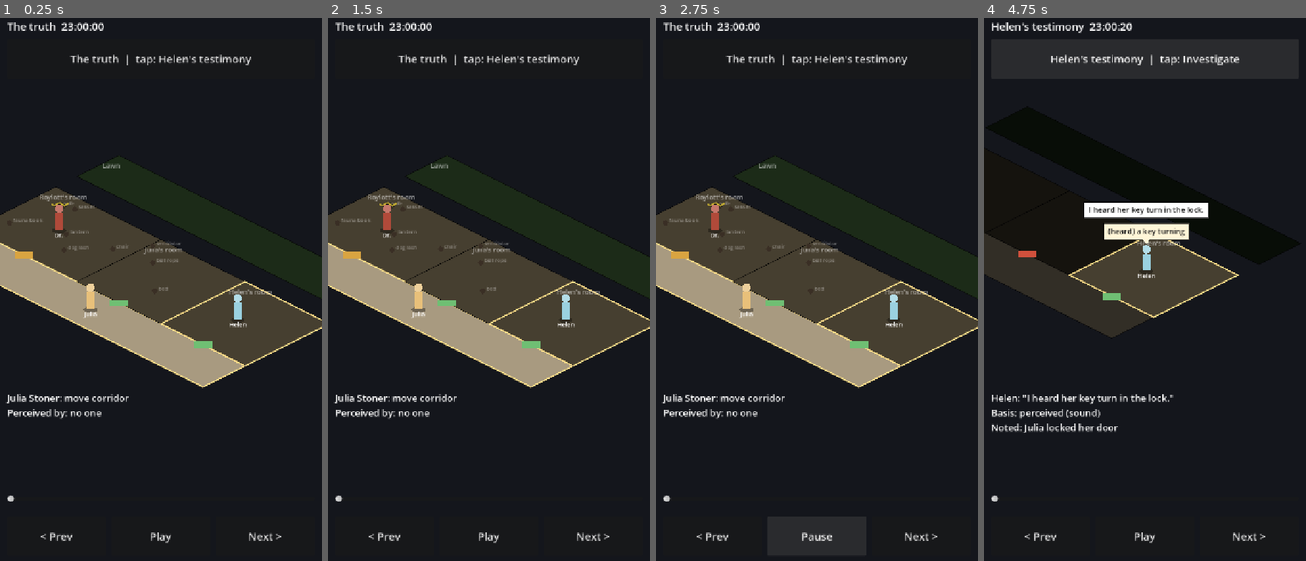
Above: before the commit, frames 1-4 (left to right).
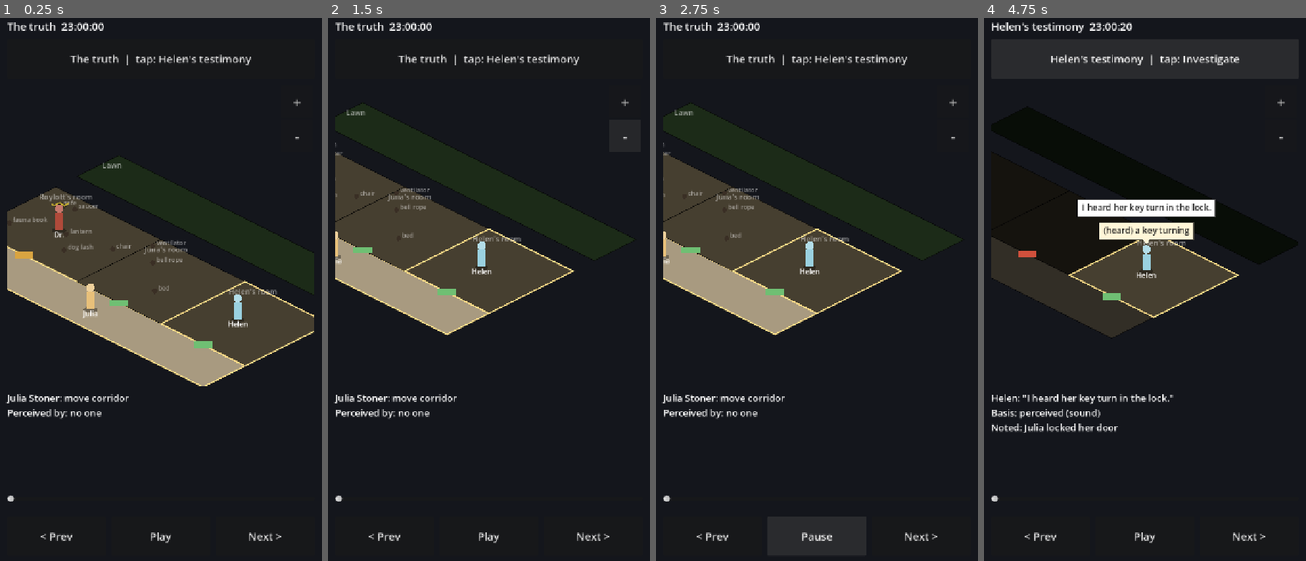
Above: after the commit, the same moments.

Repository: bsmmoon/game-4
Game: Godot game, scene res://main.tscn
Same seed, same stepped clock (60 frames per second), same inputs: the game is played once before the commit and once after it.
Inputs (mouse positions are in pixels of both pictures, inside the frame that each line leads up to):
- Up to frame 1 (0.25 s): no input
- Up to frame 2 (1.5 s): click (624, 99) at 0.5 s, where only the run after the commit has a clickable "+"; click (624, 137) at 1.25 s, where only the run after the commit has a clickable "-"
- Up to frame 3 (2.75 s): click "Play" at 2 s
- Up to frame 4 (4.75 s): click "Next >" at 2.75 s; click "Next >" at 3.5 s; click "The truth | tap: Helen's test…" at 4.25 s

The runs differ from the first frame. In frame 1, 0.9% of the frame differs, in the area x 0-100%, y 15-69%; in frame 2, 13%; in frame 3, 13%; in frame 4, 1.7%.

Commit message:
Zoomable map: pinch, wheel, +/- buttons, drag to pan when zoomed; labels grow with zoom
Co-Authored-By: Claude Opus 5.5 <noreply@anthropic.com>

Diff:
--- a/src/view/map_view.gd
+++ b/src/view/map_view.gd
@@ -16,6 +16,13 @@
 var frame: Dictionary = {}
 
 const ZOOM := 1.6      # camera zoom over "whole house fits the width"
+const ZOOM_MAX := 4.0  # player zoom on top of ZOOM
+
+var zoom := 1.0        # player zoom: pinch, wheel or +/- buttons
+var _pan := Vector2.ZERO        # player pan, in raw iso units from the center
+var _touches := {}     # finger index -> position, for pinching
+var _gesture := false  # a drag or pinch is under way: release is not a tap
+var _span := Vector2.ONE
 
 var _shown := {}       # actor id -> animated tile position
 var _center := Vector2(-1, -1)  # animated camera target (tile)
@@ -28,9 +35,26 @@
 func _ready() -> void:
 	_font = ThemeDB.fallback_font
 	mouse_filter = Control.MOUSE_FILTER_STOP
+	clip_contents = true   # zoomed in, the house must not spill over the UI
+	var bar := VBoxContainer.new()
+	bar.set_anchors_and_offsets_preset(Control.PRESET_TOP_RIGHT)
+	bar.offset_left = -76
+	bar.offset_top = 4
+	bar.offset_right = -4
+	add_child(bar)
+	for z in [["+", 1.5], ["-", 1.0 / 1.5]]:
+		var b := Button.new()
+		b.text = z[0]
+		b.custom_minimum_size = Vector2(72, 72)
+		b.add_theme_font_size_override("font_size", 32)
+		b.modulate = Color(1, 1, 1, 0.8)
+		b.pressed.connect(func(): zoom_at(size * 0.5, z[1]))
+		bar.add_child(b)
 
 
 func set_frame(f: Dictionary) -> void:
+	if f.get("center") != frame.get("center"):
+		_pan = Vector2.ZERO   # the story moved on: follow it again
 	frame = f
 	for a in f.get("actors", []):
 		if not _shown.has(a.id):
@@ -57,10 +81,58 @@
 		queue_redraw()
 
 
+## Zoom by factor, keeping the point p (local coords) still on screen.
+func zoom_at(p: Vector2, factor: float) -> void:
+	var nz: float = clamp(zoom * factor, 1.0, ZOOM_MAX)
+	if nz == zoom:
+		return
+	_fit()
+	var q := (p - _origin) / _k            # raw iso point under p
+	zoom = nz
+	_fit()
+	_pan += q - (p - _origin) / _k
+	if zoom == 1.0:
+		_pan = Vector2.ZERO
+	_clamp_pan()
+	queue_redraw()
+
+
+func _clamp_pan() -> void:
+	_pan = _pan.clamp(-_span * 0.6, _span * 0.6)
+
+
 func _gui_input(ev: InputEvent) -> void:
-	if ev is InputEventMouseButton and ev.button_index == MOUSE_BUTTON_LEFT:
+	if ev is InputEventScreenTouch:
+		if ev.pressed:
+			_touches[ev.index] = ev.position
+		else:
+			_touches.erase(ev.index)
+	elif ev is InputEventScreenDrag and _touches.has(ev.index):
+		if _touches.size() == 2:
+			var other: Vector2 = _touches[_touches.keys().filter(func(i): return i != ev.index)[0]]
+			var before: float = other.distance_to(_touches[ev.index])
+			var after: float = other.distance_to(ev.position)
+			if before > 10:
+				zoom_at((other + ev.position) * 0.5, after / before)
+			_gesture = true
+		_touches[ev.index] = ev.position
+	elif ev is InputEventMagnifyGesture:
+		zoom_at(ev.position, ev.factor)
+	elif ev is InputEventMouseButton and ev.pressed and ev.button_index in [MOUSE_BUTTON_WHEEL_UP, MOUSE_BUTTON_WHEEL_DOWN]:
+		zoom_at(ev.position, 1.15 if ev.button_index == MOUSE_BUTTON_WHEEL_UP else 1.0 / 1.15)
+	elif ev is InputEventMouseMotion and ev.button_mask & MOUSE_BUTTON_MASK_LEFT and zoom > 1.0:
+		if _touches.size() < 2:
+			_pan -= ev.relative / _k
+			_clamp_pan()
+			queue_redraw()
+		if ev.position.distance_to(_press) > 20:
+			_gesture = true
+	elif ev is InputEventMouseButton and ev.button_index == MOUSE_BUTTON_LEFT:
 		if ev.pressed:
 			_press = ev.position
+			_gesture = false
+		elif _gesture:
+			_gesture = false
 		else:
 			var d: Vector2 = ev.position - _press
 			if abs(d.x) > 60 and abs(d.x) > abs(d.y):
@@ -103,8 +175,9 @@
 			lo = lo.min(q)
 			hi = hi.max(q)
 	var span := hi - lo
-	_k = min(size.x * 0.94 / span.x, size.y * 0.80 / span.y) * ZOOM
-	var c := _iso_raw(_center) if _center.x >= 0 else lo + span * 0.5
+	_span = span
+	_k = min(size.x * 0.94 / span.x, size.y * 0.80 / span.y) * ZOOM * zoom
+	var c := (_iso_raw(_center) if _center.x >= 0 else lo + span * 0.5) + _pan
 	_origin = size * 0.5 - c * _k + Vector2(0, size.y * 0.12)
 
 
@@ -160,14 +233,19 @@
 	if st.get("known", true):
 		var name: String = st.get("name", id)
 		var at := iso(Vector2(r.x + 0.3, r.y + 0.3)) + Vector2(-_k * 0.4, _k * 0.15)
-		draw_string(_font, at, name, HORIZONTAL_ALIGNMENT_LEFT, -1, 15, Color(1, 1, 1, 0.55))
+		draw_string(_font, at, name, HORIZONTAL_ALIGNMENT_LEFT, -1, _fs(17), Color(1, 1, 1, 0.55))
+
+
+## Label size for the current zoom: grows with it, but less than the map.
+func _fs(base: int) -> int:
+	return int(base * min(sqrt(zoom), 2.0))
 
 
 func _draw_object(oid: String, o: Dictionary) -> void:
 	var s := iso(Vector2(o.x, o.y))
 	draw_circle(s, _k * 0.06, Color("#3a2f25"))
 	draw_string(_font, s + Vector2(_k * 0.08, -_k * 0.02), oid.replace("_", " ").replace(" middle", "").replace(" roylott", ""),
-		HORIZONTAL_ALIGNMENT_LEFT, -1, 12, Color(1, 1, 1, 0.4))
+		HORIZONTAL_ALIGNMENT_LEFT, -1, _fs(14), Color(1, 1, 1, 0.5))
 
 
 func _draw_mark(o: Dictionary, mark: String, selected: bool) -> void:
@@ -209,11 +287,11 @@
 		draw_circle(s + Vector2(0, -u * 0.52), u * 0.10, col.lightened(0.25))
 	var label: String = a.get("label", "")
 	if label != "":
-		draw_string(_font, s + Vector2(-u * 0.5, u * 0.16), label, HORIZONTAL_ALIGNMENT_CENTER, u, 14, Color(1, 1, 1, col.a))
+		draw_string(_font, s + Vector2(-u * 0.5, u * 0.16), label, HORIZONTAL_ALIGNMENT_CENTER, u, _fs(16), Color(1, 1, 1, col.a))
 
 
 func _draw_bubble(b: Dictionary, slot: int) -> void:
-	var fs := 17
+	var fs := _fs(19)
 	var maxw := size.x * 0.6
 	var text: String = b.text
 	var ts := _font.get_multiline_string_size(text, HORIZONTAL_ALIGNMENT_LEFT, maxw, fs)
--- /dev/null
+++ b/tests/test_zoom.gd
@@ -0,0 +1,99 @@
+extends SceneTree
+# Zoom and pan on the map through the real input path: + button, pinch,
+# drag-to-pan (not a tap), and a tap on a ? mark while zoomed in.
+# Needs a display: godot --path . --disable-vsync --fixed-fps 30 -s tests/test_zoom.gd
+var m
+var mv
+var fails := 0
+
+
+func _initialize():
+	m = load("res://main.tscn").instantiate()
+	root.add_child(m)
+	await process_frame
+	m._set_mode("investigate")
+	await _frames(60)
+	mv = m.map
+	var plus: Button = mv.get_child(0).get_child(0)
+	await _click(plus.get_global_rect().get_center())
+	_check(is_equal_approx(mv.zoom, 1.5), "+ button zooms in (zoom %s)" % mv.zoom)
+
+	var c: Vector2 = mv.get_global_rect().get_center()
+	await _touch(0, c - Vector2(40, 0), true)
+	await _touch(1, c + Vector2(40, 0), true)
+	await _drag(1, c + Vector2(80, 0))
+	await _touch(1, c + Vector2(80, 0), false)
+	await _touch(0, c - Vector2(40, 0), false)
+	_check(mv.zoom > 1.9, "pinch zooms in (zoom %s)" % mv.zoom)
+
+	var o = mv.layout.objects["bell_rope"]
+	var before: Vector2 = mv.get_global_transform() * mv.iso(Vector2(o.x, o.y))
+	var start := c + Vector2(0, 60)
+	await _press(start, true)
+	for i in 5:
+		await _move(start + Vector2(-20 * (i + 1), 0), Vector2(-20, 0))
+	await _press(start + Vector2(-100, 0), false)
+	await _frames(3)
+	var after: Vector2 = mv.get_global_transform() * mv.iso(Vector2(o.x, o.y))
+	_check(after.x < before.x - 50, "drag pans the map")
+	_check(m.investigation.found.is_empty() and m.step == 0, "a pan is neither a tap nor a swipe")
+
+	await _click(after)
+	_check(m.investigation.found == ["C_rope_dummy"], "tap on ? works while zoomed (found %s)" % [m.investigation.found])
+	await _frames(10)
+	root.get_texture().get_image().save_png("/tmp/g4_zoom.png")
+	print("ALL TESTS PASSED" if fails == 0 else "FAILURES: %d" % fails)
+	quit(1 if fails else 0)
+
+
+func _frames(n: int) -> void:
+	for i in n:
+		await process_frame
+
+
+func _press(p: Vector2, down: bool) -> void:
+	var ev := InputEventMouseButton.new()
+	ev.button_index = MOUSE_BUTTON_LEFT
+	ev.pressed = down
+	ev.button_mask = MOUSE_BUTTON_MASK_LEFT if down else 0
+	ev.position = p
+	root.push_input(ev, true)
+	await process_frame
+
+
+func _move(p: Vector2, rel: Vector2) -> void:
+	var ev := InputEventMouseMotion.new()
+	ev.button_mask = MOUSE_BUTTON_MASK_LEFT
+	ev.position = p
+	ev.relative = rel
+	root.push_input(ev, true)
+	await process_frame
+
+
+func _click(p: Vector2) -> void:
+	await _press(p, true)
+	await _press(p, false)
+	await _frames(2)
+
+
+func _touch(i: int, p: Vector2, down: bool) -> void:
+	var ev := InputEventScreenTouch.new()
+	ev.index = i
+	ev.pressed = down
+	ev.position = p
+	root.push_input(ev, true)
+	await process_frame
+
+
+func _drag(i: int, p: Vector2) -> void:
+	var ev := InputEventScreenDrag.new()
+	ev.index = i
+	ev.position = p
+	root.push_input(ev, true)
+	await process_frame
+
+
+func _check(ok: bool, label: String) -> void:
+	if not ok:
+		fails += 1
+		print("FAIL ", label)
Not shown, added: tests/test_zoom.gd.uid
